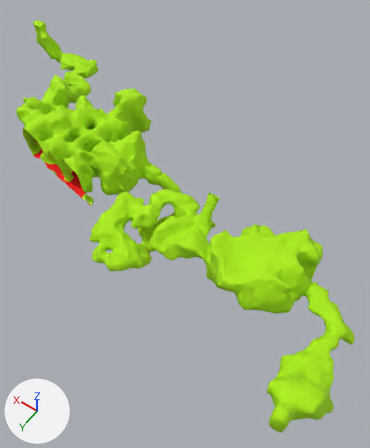
Renders of the FBX model Assets/Resources/FBX/caves_ld_2.FBX from each side of a commit.
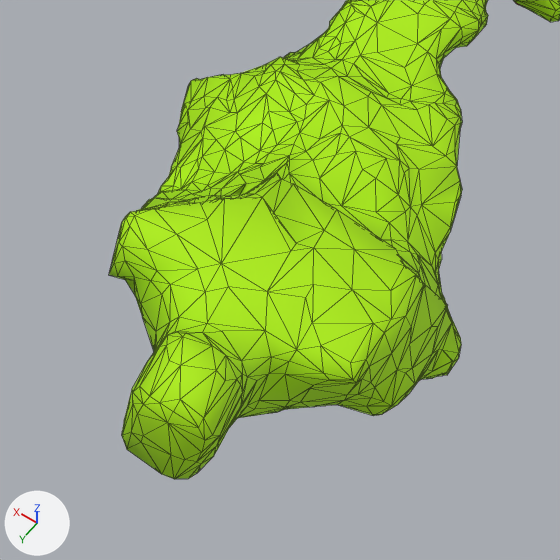
The first picture shows the older version from a camera (50 mm lens) standing at (-180.0, 127.0, 184.0) and looking at (-97.0, 10.0, 0.0). The close-ups show both versions on the part from 66% to 95% of the width and 76% to 100% of the height of that picture; other places that the commit changed are outside them. Arrows for +X, +Y and +Z are at lower left; the lights stay in place. The close-ups show mesh edges as thin lines. Where no turn or scale is listed for an object, it has been applied to the vertices. Vertices at the same position are counted once.

The scene before the commit, as lines of its bpy script (objects in view):
```python
me_mesh_004 = bpy.data.meshes.new('Mesh.004')
me_mesh_004.from_pydata(...)  # 1396 vertices, 2772 faces; spans x -187.4..-157.0, y 10.4..73.3, z 5.7..31.3
# faces by material slot: [2100, 672]
me_mesh_004.materials.append(mat_wall)  # its picture is missing
me_mesh_004.materials.append(mat_ground)  # its picture is missing
ob_room_06 = bpy.data.objects.new('room_06', me_mesh_004)
ob_room_06.location = (0.0, 0.0, 0.0)
```
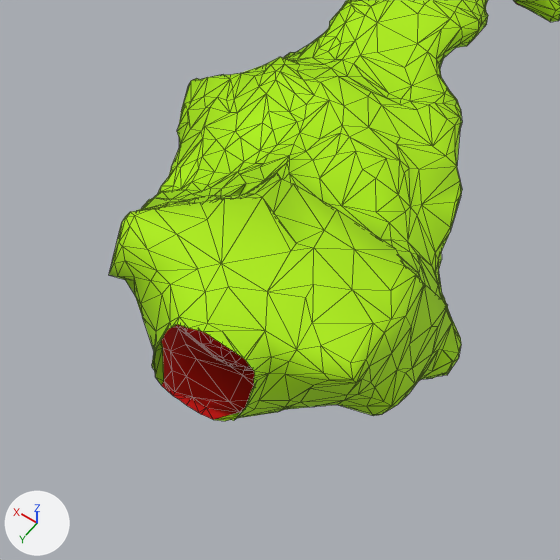
What changed in the scene script:
```text
Change me_mesh_004:
    used by ob_room_06; location = (0.0, 0.0, 0.0)
    remove me_mesh_004.from_pydata(...)  # 1396 vertices, 2772 faces; spans x -187.4..-157.0, y 10.4..73.3, z 5.7..31.3
    add me_mesh_004.from_pydata(...)  # 1346 vertices, 2636 faces; spans x -187.4..-157.0, y 10.4..67.1, z 5.7..28.5
    me_mesh_004 part 1
    87 vertices are removed from x -177.9..-172.1, y 67.1..73.3, z 17.0..31.3
    192 faces are deleted
    37 vertices are added at x -178.1..-172.1, y 66.9..67.1, z 16.8..28.5
    44 new faces join them, mat_wall (its picture is missing)
    12 new faces join them, mat_ground (its picture is missing)
```

What differs and where, as boxes (x1, y1, x2, y2) in the close-ups (560 x 560 px):
'room_06', reshaped
    before: (109, 0, 560, 479)
    after: (109, 0, 560, 421)
part 1 of me_mesh_004, cut back
    before: (122, 317, 271, 479)
    after: (152, 317, 271, 421)
